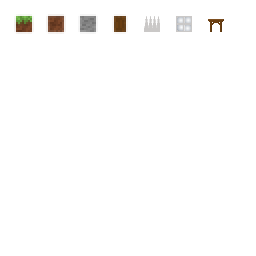
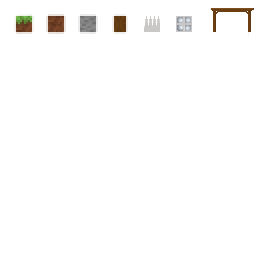
Comparing the layer stacks of the two 256 x 256 images. Changes:
painted on "tileset.png" over box(14, 8, 254, 35)
